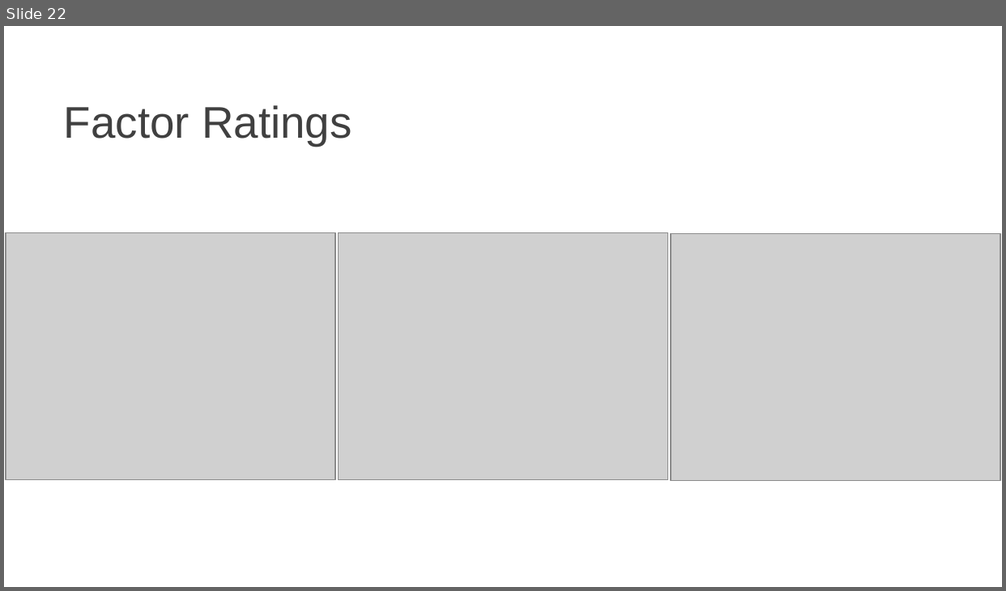
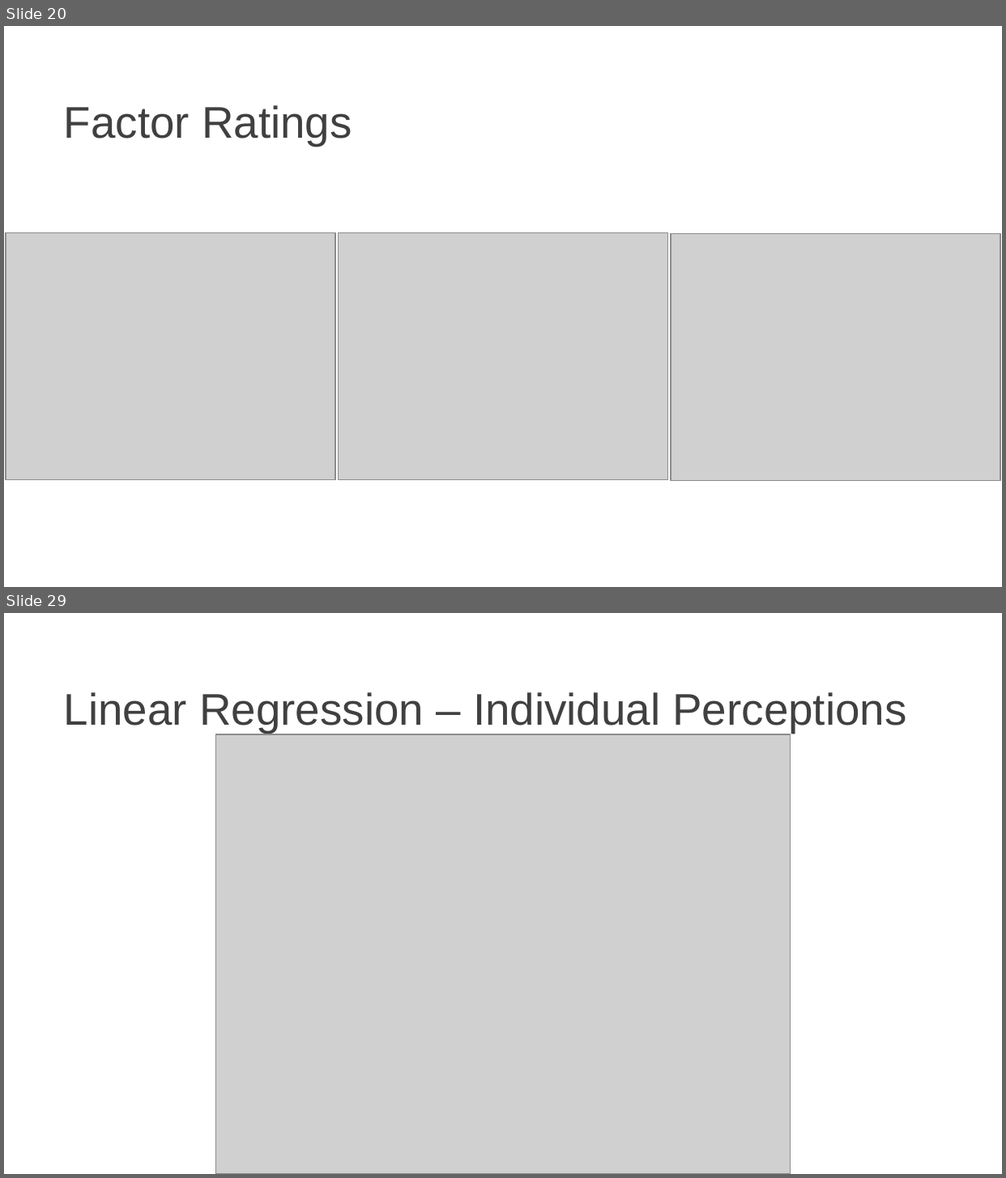
Before and after one commit to Pontigre/PER_analysis, a slide deck: Analysis_explanation.pptx. Shown one above the other, each under a label of ours: slide 22 before the commit, slides 20 and 29 after it; the slides between them are not shown. The pictures are 1006x591 and 1006x1178 pixels, drawn with LibreOffice and Linux fonts; fonts in the diff are those of the drawing; grey boxes stand for pictures; background and template pictures are left out. Boxes give left, top, right and bottom in pixels: in the first picture for what was removed or moved away, otherwise in the second. Text is boxed around its words. In the diff, an @@ line names an element or a change of style, - is before the commit and + after.

```diff
--- a/Analysis_explanation.pptx
+++ b/Analysis_explanation.pptx
@@ slide 29 added at [4,613,1002,1174], background picture (left out) @@
@@ title added at [64,692,906,733], 32 pt, text #404040 @@
+Linear Regression – Individual Perceptions
@@ picture added at [215,735,791,1174] @@
@@ what was slide 22 is now slide 20 @@
```
Also in this commit, not shown: 9 slides changed, 8 other slides added, 1 slide removed, 13 other files.
